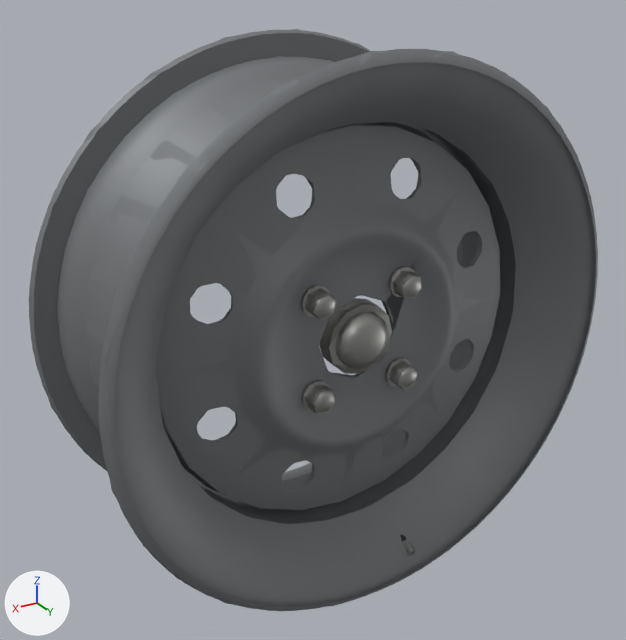
The glTF model veiculos/proprios/rodas/aro_aco14.glb as it was, and as the next commit left it.
Before and after are seen from a 50 mm camera at (0.312, 0.499, 0.251) aimed at (0.01, -0.005, -0.001). Lighting does not change. The marker at lower left points along +X, +Y and +Z. The picture after the commit comes second.

Before the edit, the objects in view are built like this:
```python
mat_aro_aco = principled_material('aro_aco')
mat_aro_aco.base_color = (0.2, 0.21, 0.22)  # grey #7c7e81
mat_aro_aco.metallic = 0.3
mat_aro_aco.roughness = 0.55
mat_parafuso = principled_material('parafuso')
mat_parafuso.base_color = (0.42, 0.42, 0.4)  # grey #adadaa
mat_parafuso.metallic = 1.0
mat_parafuso.roughness = 0.45
me_aro_aco14 = bpy.data.meshes.new('aro_aco14')
me_aro_aco14.from_pydata(...)  # 2482 vertices, 4952 faces; spans x -0.197..0.197, y -0.08..0.08, z -0.197..0.197
# faces by material slot: [4288, 584, 80]
me_aro_aco14.materials.append(mat_aro_aco)  # grey #7c7e81
me_aro_aco14.materials.append(mat_parafuso)  # grey #adadaa
me_aro_aco14.materials.append(mat_pneu)
me_aro_aco14_lod1 = bpy.data.meshes.new('aro_aco14_LOD1')
me_aro_aco14_lod1.from_pydata(...)  # 996 vertices, 1980 faces; spans x -0.197..0.197, y -0.08..0.079, z -0.197..0.197
# faces by material slot: [1648, 312, 20]
me_aro_aco14_lod1.materials.append(mat_aro_aco)  # grey #7c7e81
me_aro_aco14_lod1.materials.append(mat_parafuso)  # grey #adadaa
me_aro_aco14_lod1.materials.append(mat_pneu)
ob_aro_aco14 = bpy.data.objects.new('aro_aco14', me_aro_aco14)
ob_aro_aco14.location = (0.0, 0.0, 0.0)
ob_aro_aco14_lod1 = bpy.data.objects.new('aro_aco14_LOD1', me_aro_aco14_lod1)
ob_aro_aco14_lod1.location = (0.0, 0.0, 0.0)
```
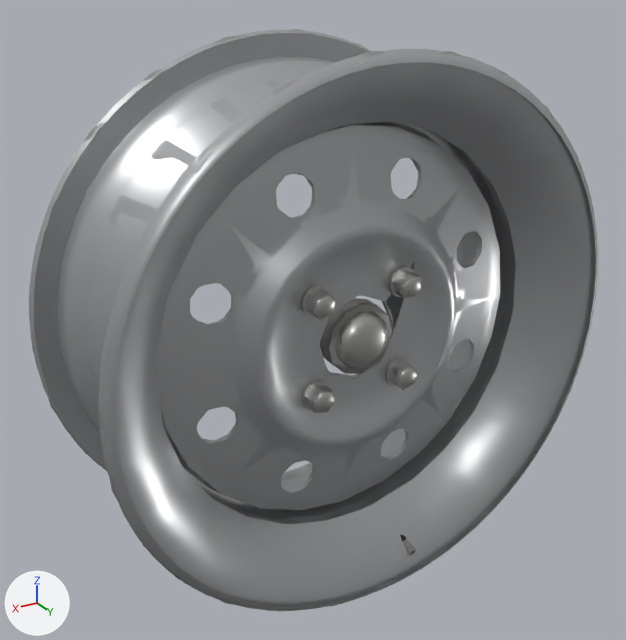
The change, as a list of edits to the scene's bpy script:
```text
Change mat_aro_aco:
    mat_aro_aco.base_color: (0.2, 0.21, 0.22) -> (0.52, 0.53, 0.54)  # grey #7c7e81 -> light grey #bfc0c2
    mat_aro_aco.metallic: 0.3 -> 0.75
    mat_aro_aco.roughness: 0.55 -> 0.32
Change mat_parafuso:
    mat_parafuso.base_color: (0.42, 0.42, 0.4) -> (0.55, 0.55, 0.53)  # grey #adadaa -> light grey #c4c4c0
```

Boxes (x1, y1, x2, y2) around the edits, measured in the pictures (626 x 640 px):
'aro_aco14', recoloured, surface changed (lighter): (29, 30, 598, 611) in both
'aro_aco14_LOD1', recoloured, surface changed (lighter): (29, 29, 598, 612) in both
